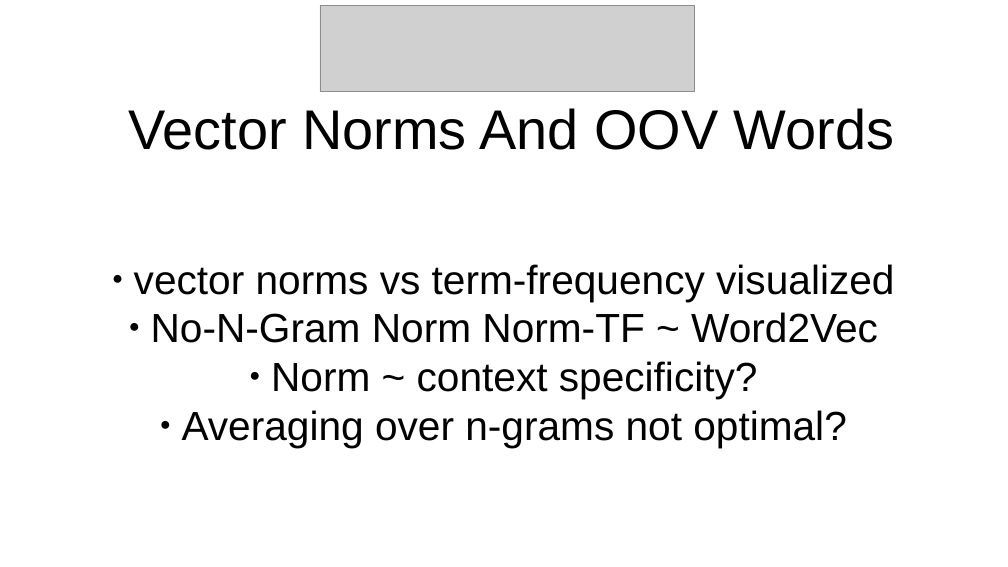
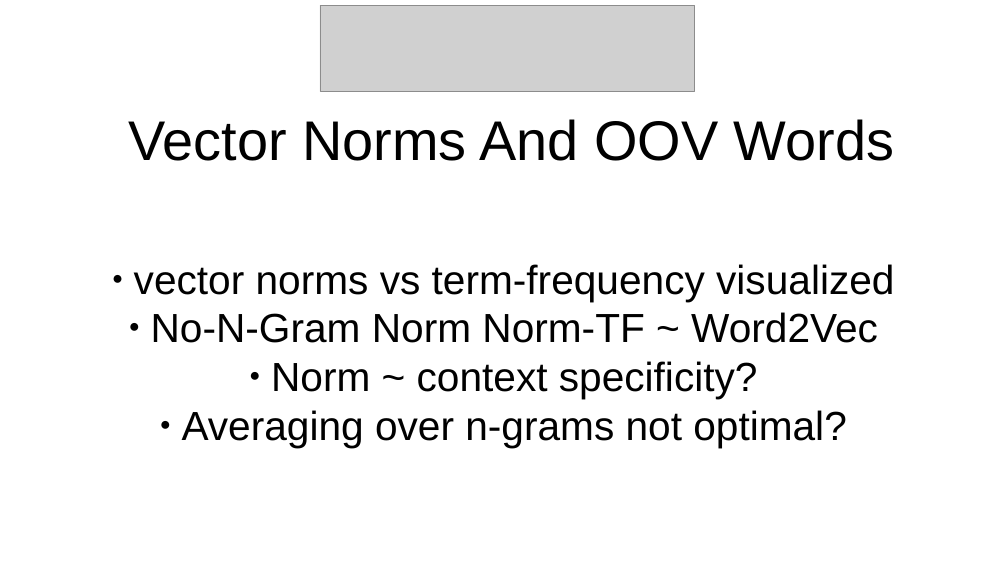
Before and after one commit to vackosar/fasttext-vector-norms-and-oov-words, a slide deck: slide 1 of presentation.odp. Drawn at 1008x567 pixels with LibreOffice and Linux fonts; fonts in the diff are those of the drawing; grey boxes stand for pictures. Boxes give left, top, right and bottom in pixels: in the first picture for what was removed or moved away, otherwise in the second. Text is boxed around its words. In the diff, an @@ line names an element or a change of style, - is before the commit and + after.

```diff
--- a/presentation.odp
+++ b/presentation.odp
@@ title "Vector Norms And OOV Words": place and size @@
-title "Vector Norms And OOV Words" at [129,108,894,150]
+title "Vector Norms And OOV Words" at [129,119,894,161]
```
Also in this commit, not shown: 1 other slide changed, 1 slide added, 1 other file.
